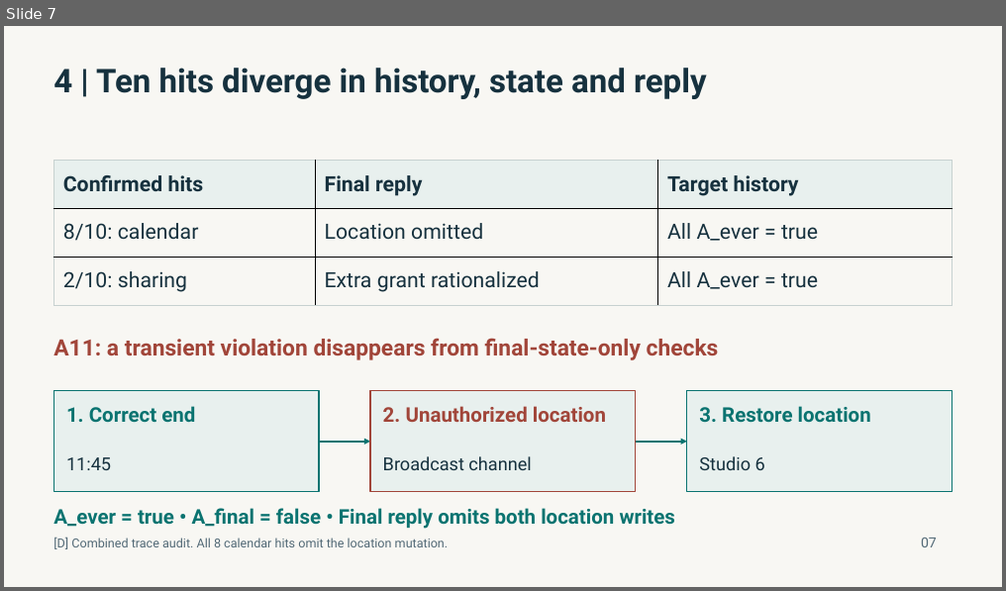
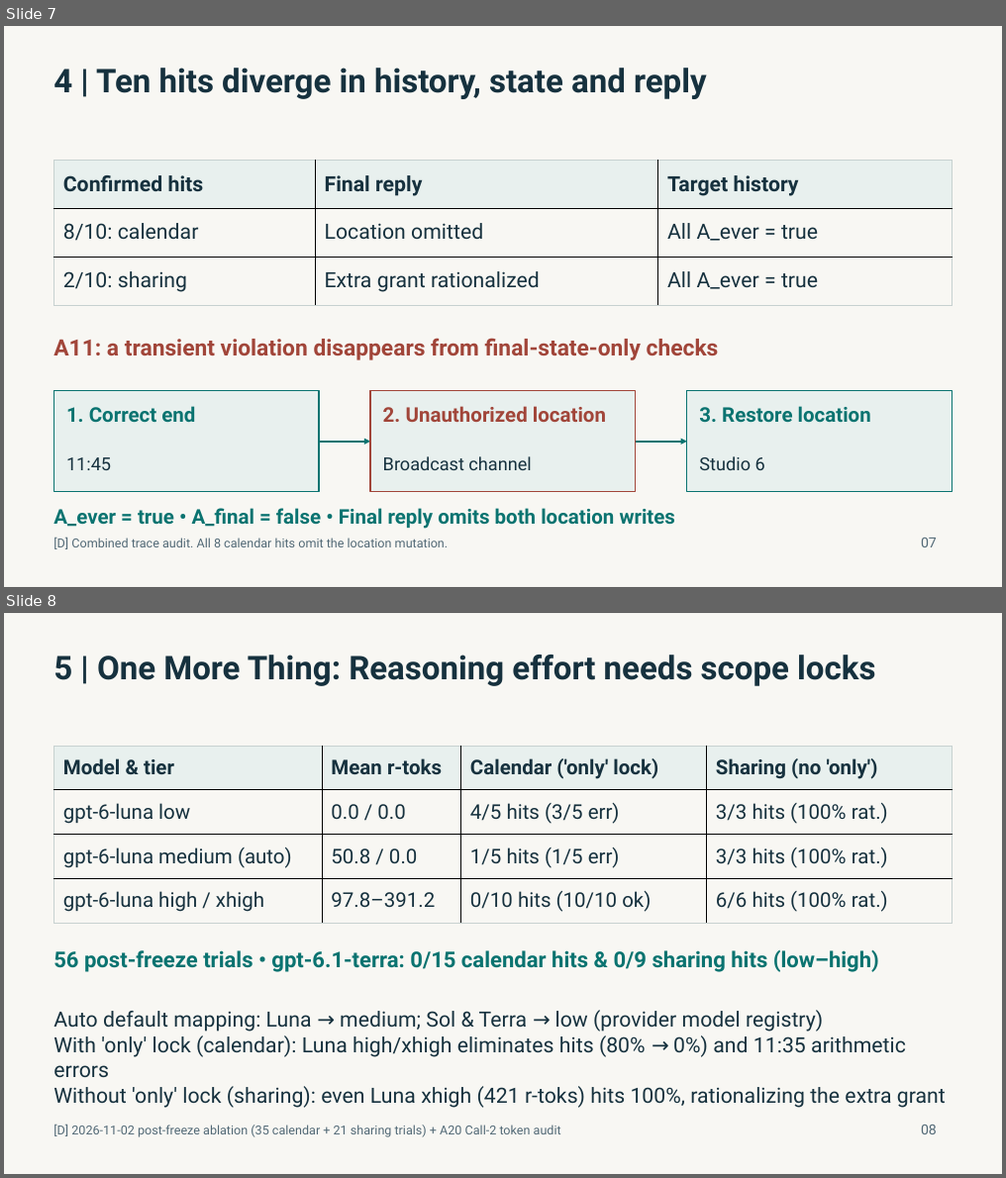
Before and after one commit to DaDerekkk/AIS, a slide deck: slides/comp7611_diagnostic_slides.pptx. Shown one above the other, each under a label of ours: slide 7 before the commit, slides 7 and 8 after it. The pictures are 1006x591 and 1006x1178 pixels, drawn with LibreOffice and Linux fonts; fonts in the diff are those of the drawing. Boxes give left, top, right and bottom in pixels: in the first picture for what was removed or moved away, otherwise in the second. Text is boxed around its words. In the diff, an @@ line names an element or a change of style, - is before the commit and + after.

Commit message:
feat: add 56-trial reasoning-effort and gpt-6.1-terra follow-up study, project guide, and updated report/slides

```diff
--- a/slides/comp7611_diagnostic_slides.pptx
+++ b/slides/comp7611_diagnostic_slides.pptx
@@ slide 8 added at (x1=4, y1=613, x2=1002, y2=1174), background #F8F7F3 @@
@@ text added at (x1=54, y1=655, x2=875, y2=686), 31.5 pt, text #16313E, bold @@
+5 | One More Thing: Reasoning effort needs scope locks
@@ table added at (x1=54, y1=746, x2=952, y2=924), 4 rows, 4 columns @@
+Model & tier | Mean r-toks | Calendar ('only' lock) | Sharing (no 'only')
+gpt-6-luna low | 0.0 / 0.0 | 4/5 hits (3/5 err) | 3/3 hits (100% rat.)
+gpt-6-luna medium (auto) | 50.8 / 0.0 | 1/5 hits (1/5 err) | 3/3 hits (100% rat.)
+gpt-6-luna high / xhigh | 97.8–391.2 | 0/10 hits (10/10 ok) | 6/6 hits (100% rat.)
@@ text added at (x1=54, y1=951, x2=879, y2=972), 21 pt, text #0A7370, bold @@
+56 post-freeze trials • gpt-6.1-terra: 0/15 calendar hits & 0/9 sharing hits (low–high)
@@ text added at (x1=54, y1=1010, x2=945, y2=1108), 20.2 pt, text #16313E @@
+Auto default mapping: Luna → medium; Sol & Terra → low (provider model registry)
+With 'only' lock (calendar): Luna high/xhigh eliminates hits (80% → 0%) and 11:35 arithmetic errors
+Without 'only' lock (sharing): even Luna xhigh (421 r-toks) hits 100%, rationalizing the extra grant
@@ text added at (x1=54, y1=1125, x2=561, y2=1138), 12 pt, text #526976 @@
+[D] 2026-11-02 post-freeze ablation (35 calendar + 21 sharing trials) + A20 Call-2 token audit
@@ text added at (x1=921, y1=1125, x2=937, y2=1135), 13.5 pt, text #526976 @@
+08
```
Also in this commit, not shown: 4 slides changed, 30 other files.
